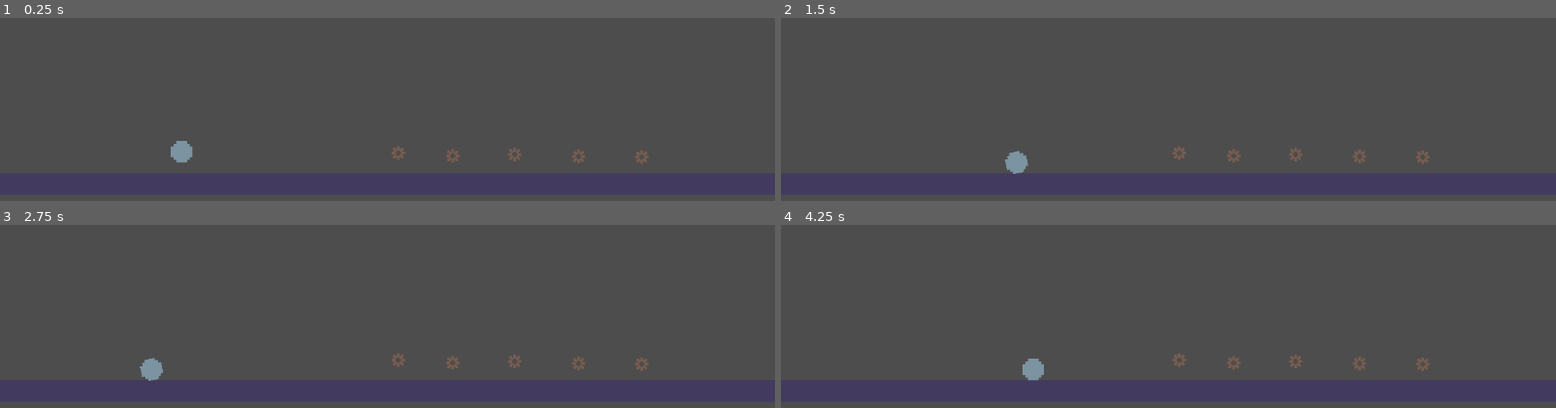
Above: before the commit, frames 1-4 (two rows, left to right).
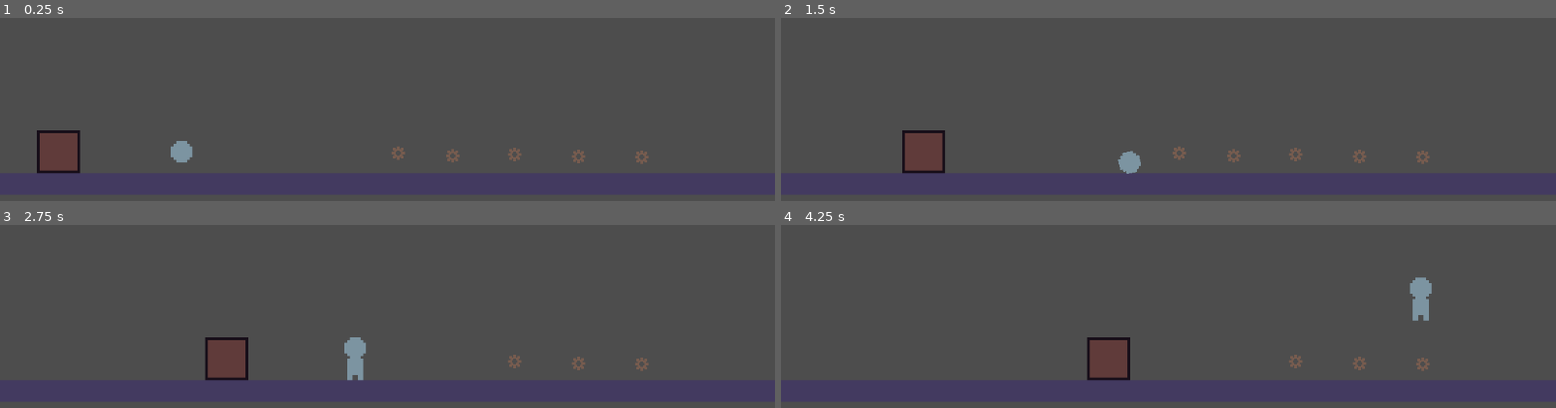
Above: after the commit, the same moments.

Repository: StephenAversa/BrackeysGameJam
Game: Godot game, scene res://World/world.tscn
Same seed, same stepped clock (60 frames per second), same inputs: the game is played once before the commit and once after it. The project has no main scene, so this scene is started directly.
Inputs:
- Up to frame 1 (0.25 s): no input
- Up to frame 2 (1.5 s): hold Right (ui_right) from 0.53 s (still down); tap Up (ui_up) at 0.77 s
- Up to frame 3 (2.75 s): tap Up (ui_up) at 1.52 s; release Right (ui_right) at 2.03 s; hold Left (ui_left) from 2.03 s (still down)
- Up to frame 4 (4.25 s): release Left (ui_left) at 2.78 s; hold Right (ui_right) from 2.78 s (still down); tap Up (ui_up) at 3.02, 3.77 s

The runs differ from the first frame. In frame 1, 0.3% of the frame differs, in the area x 4-11%, y 61-85%; in frame 2, 0.9%; in frame 3, 1.3%; in frame 4, 1.3%, in the area x 31-84%, y 28-86%.

Commit message:
updated conveyor

Diff:
--- a/Player/player.gd
+++ b/Player/player.gd
@@ -26,7 +26,7 @@
 
 #JumpBuffer Timer
 @export var canJumpBuffer = false
-@export var jumpBufferTime = .1
+@export var jumpBufferTime = .05
 @onready var jump_buffer_timer = $JumpBufferTimer
 
 #CoyoteTimer
@@ -35,8 +35,10 @@
 @onready var coyote_timer = $CoyoteTimer
 
 @onready var animation_player: AnimationPlayer = $AnimationPlayer
+
 var on_conveyor = false
 var conveyor_velocity = 0
+@onready var conveyor_check: RayCast2D = $ConveyorCheck
 
 
 func _ready() -> void:
@@ -44,7 +46,14 @@
 	pass
 # Called every frame. 'delta' is the elapsed time since the previous frame.
 func _process(delta: float) -> void:
-	pass
+	if conveyor_check.is_colliding():
+		var collider = conveyor_check.get_collider()
+		if collider.is_in_group("conveyor"):
+			on_conveyor = true
+			conveyor_velocity = Globals.conveyor_speed
+	else:
+		on_conveyor = false
+		conveyor_velocity = 0
 
 func get_input_direction() -> float:
 	var direction = Input.get_action_strength("ui_right") - Input.get_action_strength("ui_left")
@@ -113,7 +122,3 @@
 	if build_step == 2 && Globals.gear_count >= Globals.gear_count_for_arms:
 		build_step += 1
 		build_robot(build_step)
-
-func on_conveyor_entered(con_vel: int):
-	conveyor_velocity = con_vel
-	on_conveyor = true
--- a/Player/player.tscn
+++ b/Player/player.tscn
@@ -143,4 +143,10 @@
 [node name="CollisionShape2D" type="CollisionShape2D" parent="PlayerArea"]
 shape = SubResource("RectangleShape2D_bq2wa")
 
+[node name="ConveyorCheck" type="RayCast2D" parent="."]
+target_position = Vector2(0, 11)
+collision_mask = 2
+collide_with_areas = true
+collide_with_bodies = false
+
 [connection signal="body_entered" from="PlayerArea" to="." method="_on_player_area_body_entered"]
--- a/Utility/Globals.gd
+++ b/Utility/Globals.gd
@@ -5,3 +5,5 @@
 var gear_count_for_body = 1
 var gear_count_for_legs = 2
 var gear_count_for_arms = 3
+
+var conveyor_speed = 100
--- /dev/null
+++ b/World/box_2.gd
@@ -0,0 +1,13 @@
+extends CharacterBody2D
+var on_conveyor = false
+var conveyor_velocity = 0
+var gravity = 2000
+
+# Called every frame. 'delta' is the elapsed time since the previous frame.
+func _process(delta: float) -> void:
+	velocity.y += gravity * delta
+
+	if is_on_floor():
+		velocity.x = Globals.conveyor_speed
+
+	move_and_slide()
--- /dev/null
+++ b/World/box_2.tscn
@@ -0,0 +1,17 @@
+[gd_scene load_steps=4 format=3 uid="uid://dnejojvbb4jwy"]
+
+[ext_resource type="Script" path="res://World/box_2.gd" id="1_1e0lr"]
+[ext_resource type="Texture2D" uid="uid://cuscp5tf45tls" path="res://Art/Box2.png" id="1_mgkfp"]
+
+[sub_resource type="RectangleShape2D" id="RectangleShape2D_mdoj3"]
+size = Vector2(32, 32)
+
+[node name="Box2" type="CharacterBody2D" groups=["convey"]]
+script = ExtResource("1_1e0lr")
+
+[node name="Sprite2D" type="Sprite2D" parent="."]
+scale = Vector2(2, 2)
+texture = ExtResource("1_mgkfp")
+
+[node name="CollisionShape2D" type="CollisionShape2D" parent="."]
+shape = SubResource("RectangleShape2D_mdoj3")
--- a/World/conveyor_area.gd
+++ b/World/conveyor_area.gd
@@ -13,7 +13,11 @@
 	pass
 
 
-func _on_body_entered(body: Node2D) -> void:
-	if body.is_in_group("convey"):
-		if body.is_on_floor():
-			body.on_conveyor_entered(conveyor_speed)
+#func _on_body_entered(body: Node2D) -> void:
+	#if body.is_in_group("convey"):
+		#body.on_conveyor_entered(conveyor_speed)
+#
+#
+#func _on_body_exited(body: Node2D) -> void:
+	#if body.is_in_group("convey"):
+		#body.on_conveyor_exited()
--- a/World/conveyor_area.tscn
+++ b/World/conveyor_area.tscn
@@ -5,9 +5,12 @@
 [sub_resource type="RectangleShape2D" id="RectangleShape2D_qom8k"]
 
 [node name="ConveyorArea" type="Area2D" groups=["conveyor"]]
+collision_layer = 2
+collision_mask = 2
 script = ExtResource("1_qtiyc")
 
 [node name="CollisionShape2D" type="CollisionShape2D" parent="."]
 shape = SubResource("RectangleShape2D_qom8k")
 
 [connection signal="body_entered" from="." to="." method="_on_body_entered"]
+[connection signal="body_exited" from="." to="." method="_on_body_exited"]
--- a/World/world.tscn
+++ b/World/world.tscn
@@ -1,9 +1,10 @@
-[gd_scene load_steps=5 format=3 uid="uid://ckfh3131asyqg"]
+[gd_scene load_steps=6 format=3 uid="uid://ckfh3131asyqg"]
 
 [ext_resource type="PackedScene" uid="uid://cecobdnqc5vdi" path="res://World/box.tscn" id="1_wu8ig"]
 [ext_resource type="PackedScene" uid="uid://cxqb66omy3qm3" path="res://Player/player.tscn" id="2_jvkxt"]
 [ext_resource type="PackedScene" uid="uid://bgjc5m3n5hob0" path="res://World/gear.tscn" id="3_70bwe"]
 [ext_resource type="PackedScene" uid="uid://dgq5kirpqc3g0" path="res://World/conveyor_area.tscn" id="4_2qinn"]
+[ext_resource type="PackedScene" uid="uid://dnejojvbb4jwy" path="res://World/box_2.tscn" id="5_dm53p"]
 
 [node name="World" type="Node"]
 
@@ -38,3 +39,7 @@
 [node name="ConveyorArea" parent="." instance=ExtResource("4_2qinn")]
 position = Vector2(551, 503)
 scale = Vector2(54.9736, -4.09994)
+
+[node name="Box2" parent="." instance=ExtResource("5_dm53p")]
+position = Vector2(82, 400)
+scale = Vector2(2, 2)
Binary file added: Art/Box2.png
Not shown, added: Art/Box2.png.import
